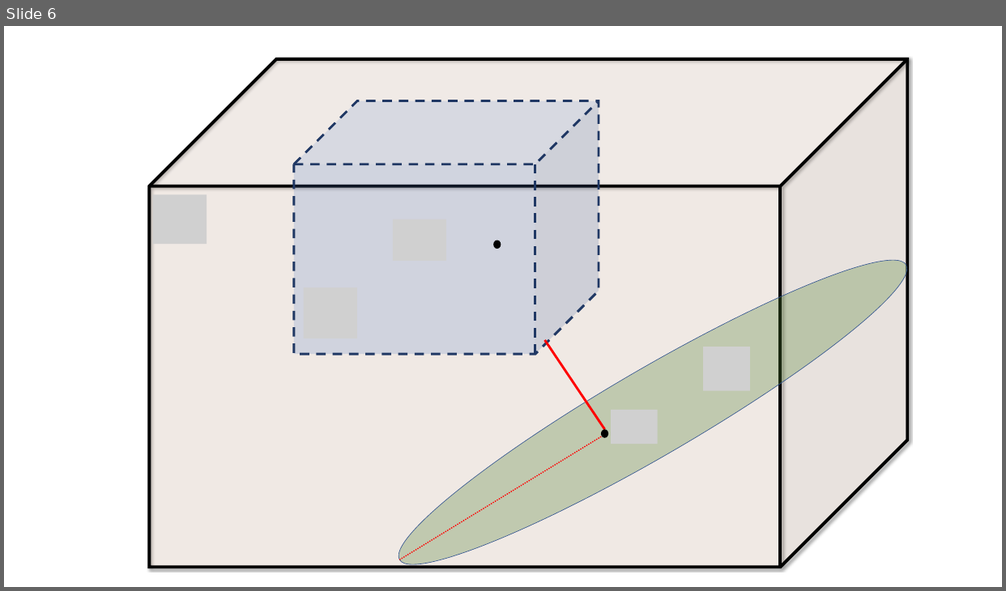
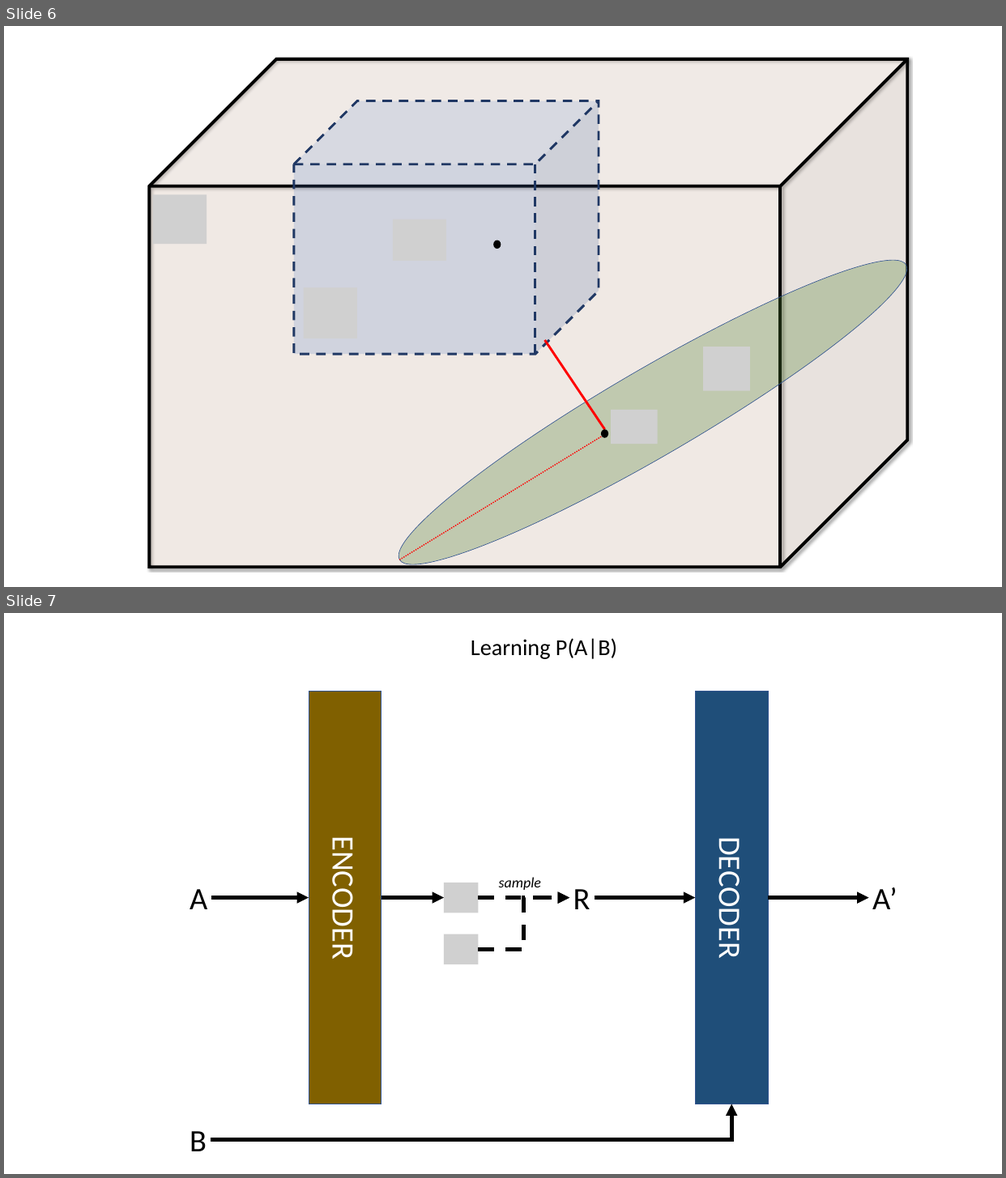
Before and after one commit to Hockey86/iic_causal_inference, a slide deck: aim2/Presentation2.pptx. Shown one above the other, each under a label of ours: slide 6 before the commit, slides 6 and 7 after it. The pictures are 1006x591 and 1006x1178 pixels, drawn with LibreOffice and Linux fonts; fonts in the diff are those of the drawing; grey boxes stand for pictures. Boxes give left, top, right and bottom in pixels: in the first picture for what was removed or moved away, otherwise in the second. Text is boxed around its words. In the diff, an @@ line names an element or a change of style, - is before the commit and + after.

```diff
--- a/aim2/Presentation2.pptx
+++ b/aim2/Presentation2.pptx
@@ slide 7 added at <box>4,613,1002,1174</box>, background #FFFFFF @@
@@ text added at <box>471,638,617,659</box>, 44 pt, text #000000 @@
+Learning P(A|B)
@@ rectangle added at <box>309,692,381,1104</box>, fill #806000, outline #325491 1 pt, 60 pt, text #FFFFFF @@
+ENCODER
@@ rectangle added at <box>695,692,768,1104</box>, fill #1F4E79, outline #325491 1 pt, 60 pt, text #FFFFFF @@
+DECODER
@@ text added at <box>499,877,541,890</box>, 28 pt, text #000000, italic @@
+sample
@@ text added at <box>189,889,207,909</box>, 60 pt, text #000000 @@
+A
@@ arrow added from (211, 898) to (309, 898), #000000 7.5 pt @@
@@ arrow added from (381, 898) to (444, 898), #000000 7.5 pt @@
@@ picture added at <box>444,883,478,913</box> @@
@@ arrow added from (478, 898) to (569, 898), #000000 7.5 pt dashed @@
@@ elbow arrow added from (478, 949) to (569, 898), #000000 7.5 pt dashed @@
@@ text added at <box>573,889,590,909</box>, 60 pt, text #000000 @@
+R
@@ arrow added from (594, 898) to (695, 898), #000000 7.5 pt @@
@@ arrow added from (768, 898) to (869, 898), #000000 7.5 pt @@
@@ text added at <box>872,888,897,909</box>, 60 pt, text #000000 @@
+A’
@@ picture added at <box>444,935,478,965</box> @@
@@ elbow arrow added from (211, 1140) to (731, 1105), #000000 7.5 pt @@
@@ text added at <box>189,1131,206,1152</box>, 60 pt, text #000000 @@
+B
```
Also in this commit, not shown: 26 other files.
